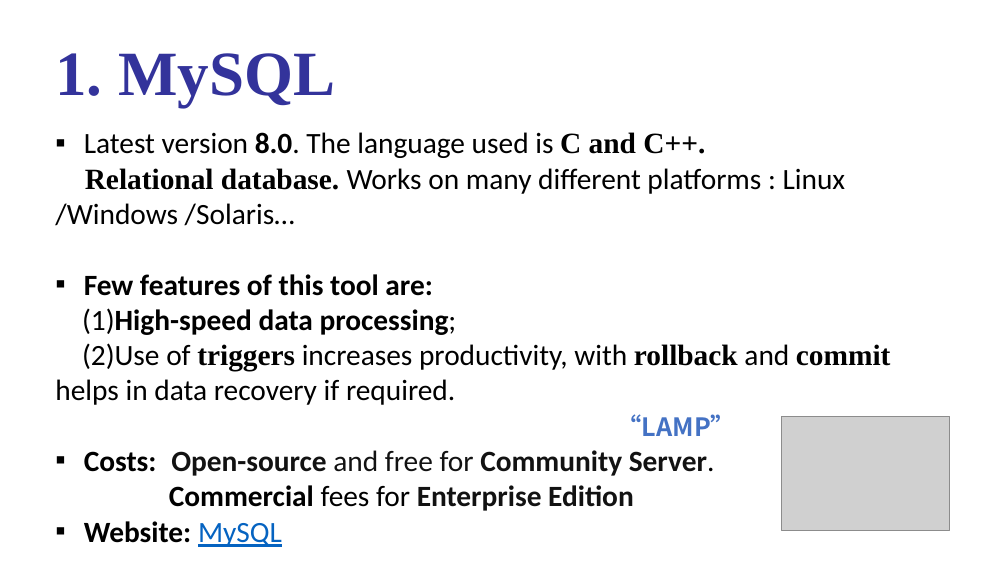
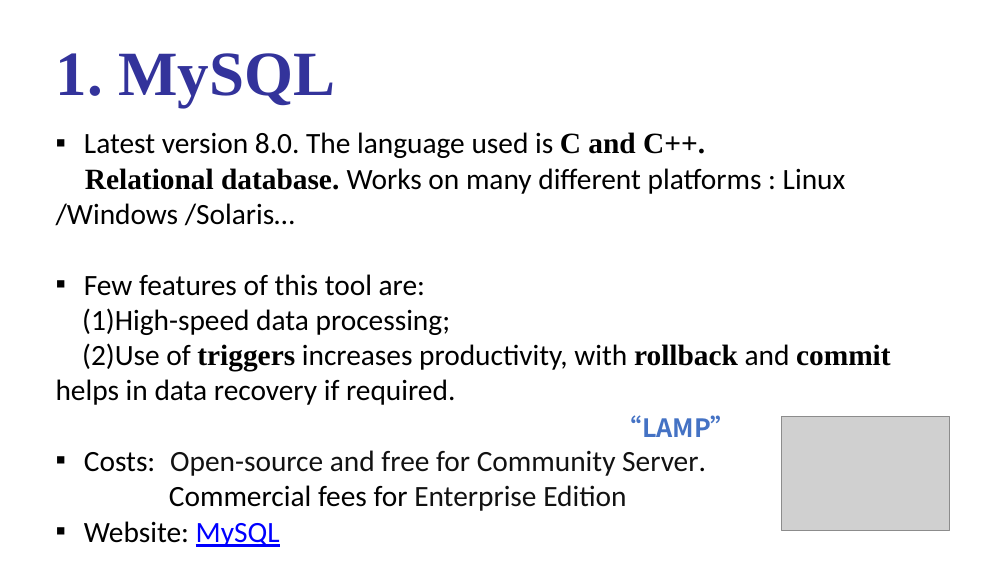
Before and after one commit to gongghao/database-labs, a slide deck: slide 15 of docs/projects/project1/materials/Project_0_1.pptx. Drawn at 1008x567 pixels with LibreOffice and Linux fonts; fonts in the diff are those of the drawing; grey boxes stand for pictures. Boxes give left, top, right and bottom in pixels: in the first picture for what was removed or moved away, otherwise in the second. Text is boxed around its words. In the diff, an @@ line names an element or a change of style, - is before the commit and + after.

```diff
--- a/docs/projects/project1/materials/Project_0_1.pptx
+++ b/docs/projects/project1/materials/Project_0_1.pptx
@@ text at (82, 132, 706, 547): bold off in "8.0.", "Few features of this tool are:", "(1)High-speed data processing;", "Costs: Open-source Community Server." and 2 more places; text colour #0563C1 to #0000FF in "MySQL"; indent changed @@
```
Also in this commit, not shown: 45 other slides changed, 1 other file.
